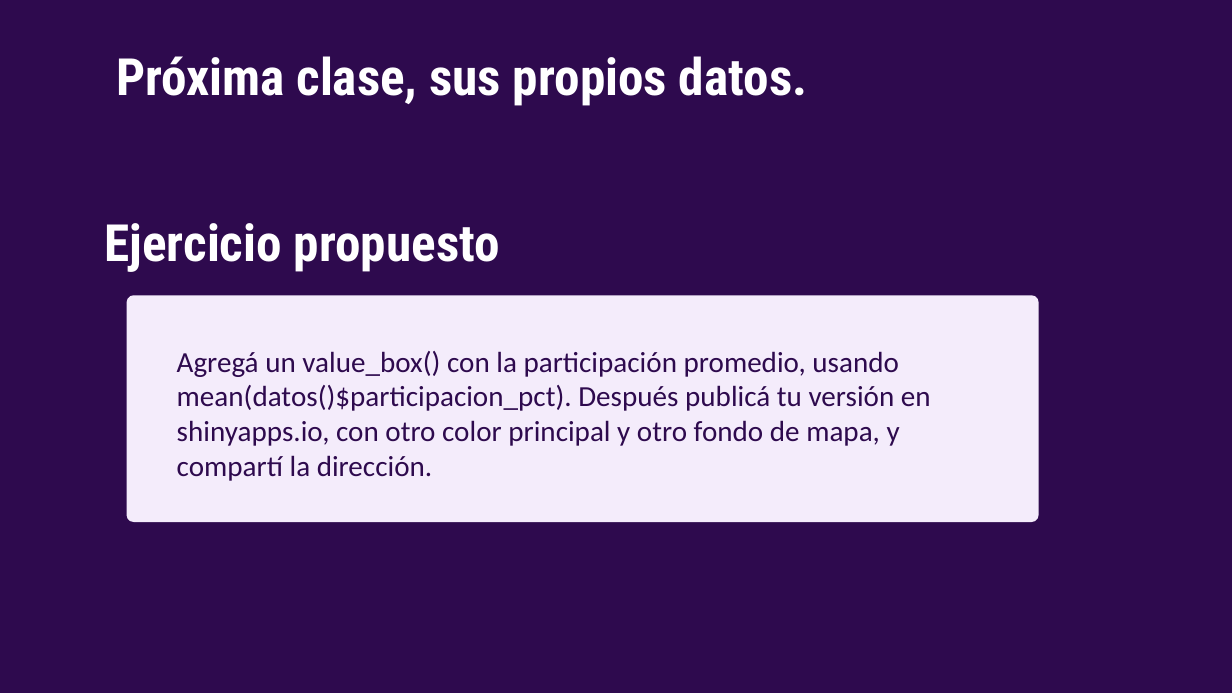
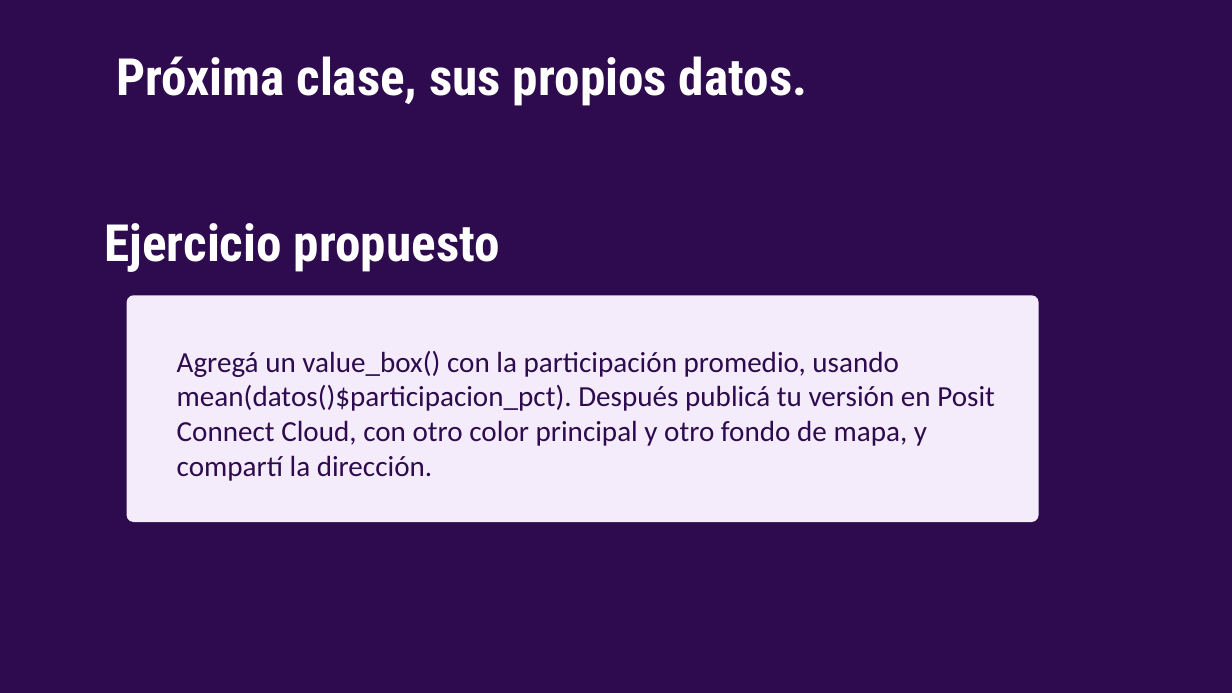
Before and after one commit to nahura99/visualizacion_datos_shiny, a slide deck: slide 15 of clase7/clase7.pptx. Drawn at 1232x693 pixels with LibreOffice and Linux fonts; fonts in the diff are those of the drawing. Boxes give left, top, right and bottom in pixels: in the first picture for what was removed or moved away, otherwise in the second. Text is boxed around its words. In the diff, an @@ line names an element or a change of style, - is before the commit and + after.

Commit message:
Sumar GitHub como desafío opcional y publicar en Posit Connect Cloud
- Clase 1 explica cómo trabajar en un proyecto de RStudio y suma dos láminas
  y una sección de primeros_pasos.R con GitHub como desafío opcional.
- Clase 7 publica en Posit Connect Cloud con rsconnect en lugar de
  shinyapps.io (deploy.R y láminas).
- Clase Extra y README actualizados a Posit Connect Cloud.

```diff
--- a/clase7/clase7.pptx
+++ b/clase7/clase7.pptx
@@ text at (x1=177, y1=351, x2=995, y2=481): text changed @@
-Agregá un value_box() con la participación promedio, usando mean(datos()$participacion_pct). Después publicá tu versión en shinyapps.io, con otro color principal y otro fondo de mapa, y compartí la dirección.
+Agregá un value_box() con la participación promedio, usando mean(datos()$participacion_pct). Después publicá tu versión en Posit Connect Cloud, con otro color principal y otro fondo de mapa, y compartí la dirección.
```
Also in this commit, not shown: 3 other slides changed, 5 other files.
